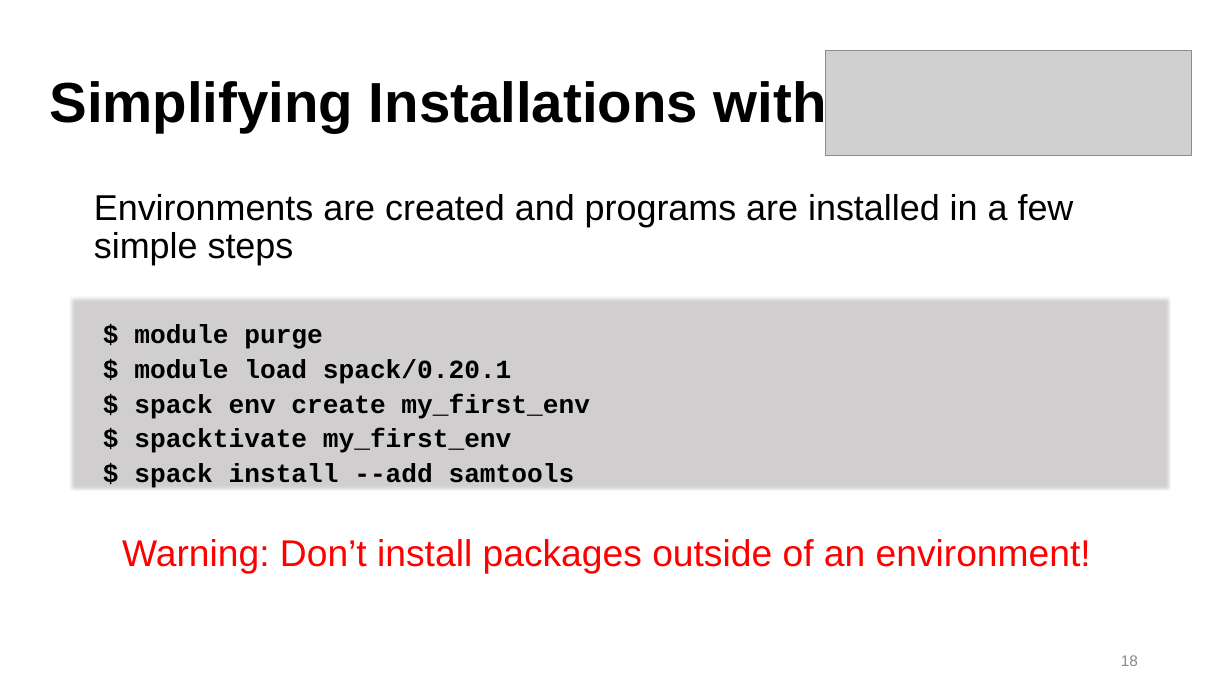
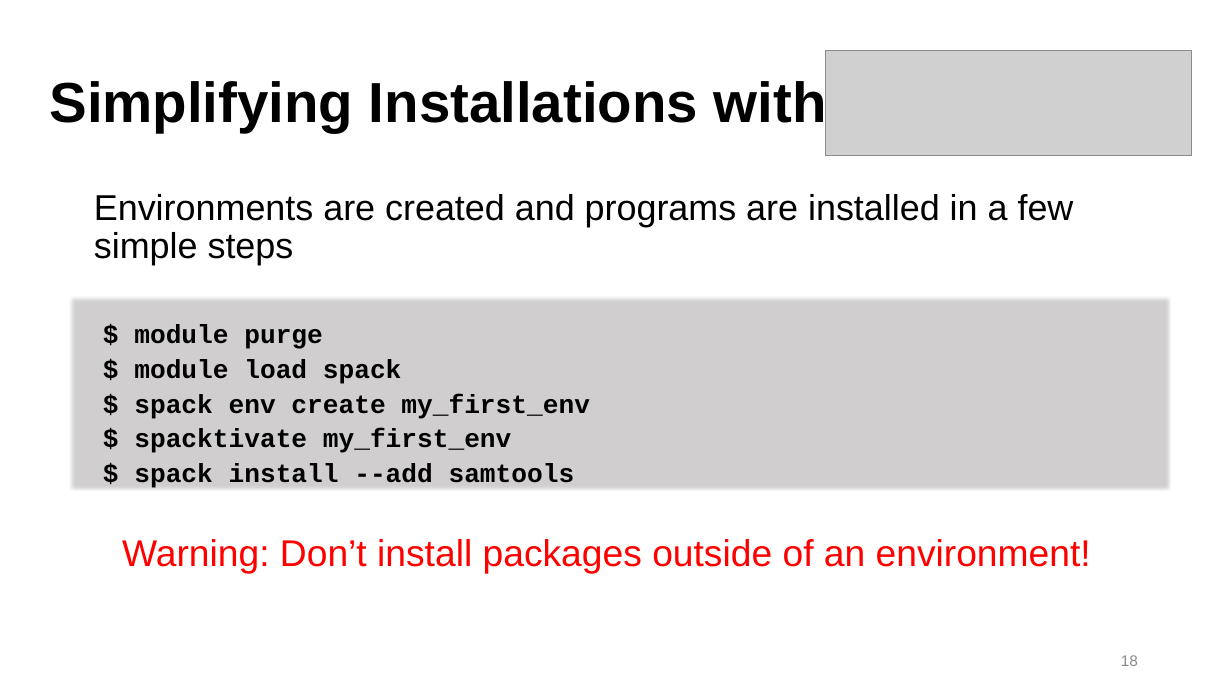
Before and after one commit to b-reyes/hpc_fundamentals_micro_credential, a slide deck: slide 18 of installing_software/installing_software.pptx. Drawn at 1232x693 pixels with LibreOffice and Linux fonts; fonts in the diff are those of the drawing; grey boxes stand for pictures; background and template pictures are left out. Boxes give left, top, right and bottom in pixels: in the first picture for what was removed or moved away, otherwise in the second. Text is boxed around its words. In the diff, an @@ line names an element or a change of style, - is before the commit and + after.

Commit message:
move description of a virtual environment to the beginning of the mamba section, go through Spack and Apptainer slides and clean up things (make them reflect the current state of the system), update EXERCUSES.md

```diff
--- a/installing_software/installing_software.pptx
+++ b/installing_software/installing_software.pptx
@@ text at <box>134,359,402,384</box>: text changed @@
-$ module load spack/0.20.1
+$ module load spack
```
Also in this commit, not shown: 10 other slides changed, 2 other files.
